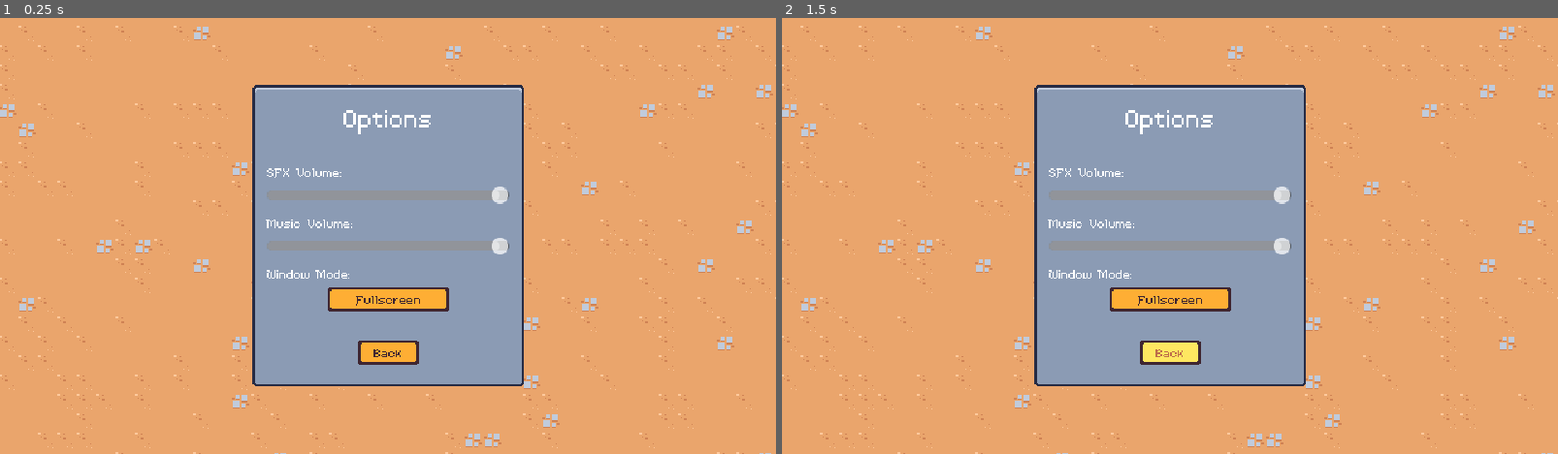
Above: before the commit, frames 1-2 (left to right).
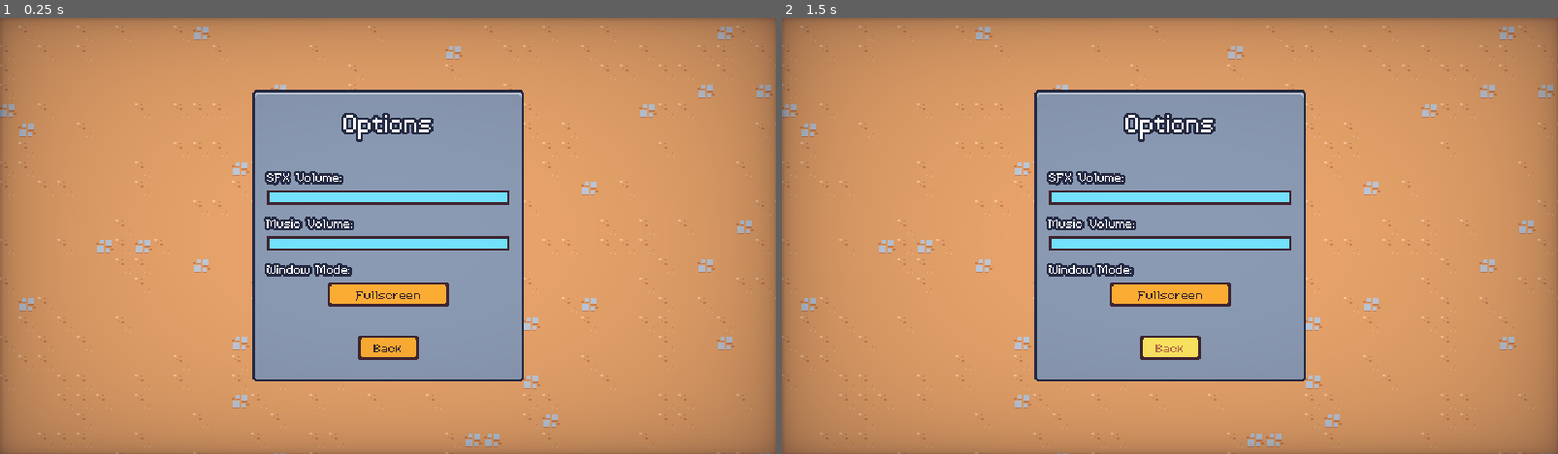
Above: after the commit, the same moments.

Repository: Osama-cs/GameDevPractise
Game: Godot game, scene res://scenes/ui/options_menu.tscn
The game is run twice, just before and just after one commit, with the same random seed, the same clock (stepped at 60 frames per second) and the same inputs. This scene is started directly instead of the project's main scene.
Inputs (mouse positions are in pixels of both pictures, inside the frame that each line leads up to):
- Up to frame 1 (0.25 s): no input
- Up to frame 2 (1.5 s): tap Enter at 0.5 s; move the mouse to (1340, 214) at 0.52 s; press the mouse at (1340, 214) at 0.53 s; hold D (move_right) 0.53-1.25 s; release the mouse at (1340, 214) at 1.25 s; click "Back" at 1.25 s

The runs differ from the first frame. In frame 1, 41% of the frame differs, in the area x 0-100%, y 0-100%; in frame 2, 41%.

Commit message:
Added appropriate styling to the options menu.

Diff:
--- a/resources/theme/theme.tres
+++ b/resources/theme/theme.tres
@@ -41,6 +41,35 @@
 texture_margin_bottom = 3.0
 region_rect = Rect2(4, 20, 8, 8)
 
+[sub_resource type="PlaceholderTexture2D" id="PlaceholderTexture2D_nryhf"]
+size = Vector2(0, 0)
+
+[sub_resource type="PlaceholderTexture2D" id="PlaceholderTexture2D_cky2y"]
+size = Vector2(0, 0)
+
+[sub_resource type="StyleBoxFlat" id="StyleBoxFlat_0k5xq"]
+bg_color = Color(0.458824, 0.890196, 1, 1)
+border_width_left = 2
+border_width_top = 2
+border_width_right = 2
+border_width_bottom = 2
+border_color = Color(0.745098, 0.745098, 0.745098, 0)
+
+[sub_resource type="StyleBoxFlat" id="StyleBoxFlat_p01yk"]
+bg_color = Color(0.458824, 0.890196, 1, 1)
+border_width_left = 2
+border_width_top = 2
+border_width_right = 2
+border_width_bottom = 2
+border_color = Color(0.745098, 0.745098, 0.745098, 0)
+
+[sub_resource type="StyleBoxFlat" id="StyleBoxFlat_k3cbg"]
+content_margin_left = 2.0
+content_margin_top = 6.0
+content_margin_right = 2.0
+content_margin_bottom = 6.0
+bg_color = Color(0.247059, 0.14902, 0.192157, 1)
+
 [sub_resource type="StyleBoxTexture" id="StyleBoxTexture_uy6uc"]
 texture = ExtResource("1_4ok8q")
 texture_margin_left = 4.0
@@ -57,6 +86,12 @@
 default_font_size = 16
 AlternatePanelContainer/base_type = &"PanelContainer"
 AlternatePanelContainer/styles/panel = SubResource("StyleBoxTexture_dy7bv")
+BlueOutlineLabel/base_type = &"Label"
+BlueOutlineLabel/colors/font_outline_color = Color(0.14902, 0.168627, 0.266667, 1)
+BlueOutlineLabel/colors/font_shadow_color = Color(0.14902, 0.168627, 0.266667, 1)
+BlueOutlineLabel/constants/outline_size = 8
+BlueOutlineLabel/constants/shadow_offset_x = 0
+BlueOutlineLabel/constants/shadow_offset_y = 0
 Button/colors/font_color = Color(0.247059, 0.14902, 0.192157, 1)
 Button/colors/font_focus_color = Color(0.247059, 0.14902, 0.192157, 1)
 Button/colors/font_hover_color = Color(0.741176, 0.423529, 0.290196, 1)
@@ -65,6 +100,11 @@
 Button/styles/hover = SubResource("StyleBoxTexture_38wxd")
 Button/styles/normal = SubResource("StyleBoxTexture_i6quo")
 Button/styles/pressed = SubResource("StyleBoxTexture_rdsuf")
+HSlider/icons/grabber = SubResource("PlaceholderTexture2D_nryhf")
+HSlider/icons/grabber_highlight = SubResource("PlaceholderTexture2D_cky2y")
+HSlider/styles/grabber_area = SubResource("StyleBoxFlat_0k5xq")
+HSlider/styles/grabber_area_highlight = SubResource("StyleBoxFlat_p01yk")
+HSlider/styles/slider = SubResource("StyleBoxFlat_k3cbg")
 Label/constants/line_spacing = 0
 PanelContainer/styles/panel = SubResource("StyleBoxTexture_uy6uc")
 ProgressBar/styles/background = SubResource("StyleBoxFlat_8tr8f")
--- a/scenes/ui/ability_upgrade_card.tscn
+++ b/scenes/ui/ability_upgrade_card.tscn
@@ -245,8 +245,7 @@
 [node name="NameLabel" type="Label" parent="MarginContainer/VBoxContainer/PanelContainer"]
 unique_name_in_owner = true
 layout_mode = 2
-theme_override_colors/font_outline_color = Color(0.14902, 0.168627, 0.266667, 1)
-theme_override_constants/outline_size = 8
+theme_type_variation = &"BlueOutlineLabel"
 theme_override_font_sizes/font_size = 32
 text = "Test :3"
 horizontal_alignment = 1
@@ -255,8 +254,6 @@
 [node name="DescriptionLabel" type="Label" parent="MarginContainer/VBoxContainer"]
 unique_name_in_owner = true
 layout_mode = 2
-theme_override_colors/font_shadow_color = Color(0.14902, 0.168627, 0.266667, 1)
-theme_override_colors/font_outline_color = Color(0.14902, 0.168627, 0.266667, 1)
-theme_override_constants/outline_size = 8
+theme_type_variation = &"BlueOutlineLabel"
 text = "Hello description text to see the description at work. It works yippie!"
 autowrap_mode = 2
--- a/scenes/ui/end_screen.tscn
+++ b/scenes/ui/end_screen.tscn
@@ -117,11 +117,7 @@
 [node name="EndTitle" type="Label" parent="MarginContainer/PanelContainer/MarginContainer/VBoxContainer"]
 unique_name_in_owner = true
 layout_mode = 2
-theme_override_colors/font_shadow_color = Color(0.14902, 0.168627, 0.266667, 1)
-theme_override_colors/font_outline_color = Color(0.14902, 0.168627, 0.266667, 1)
-theme_override_constants/shadow_offset_x = 0
-theme_override_constants/shadow_offset_y = 0
-theme_override_constants/outline_size = 8
+theme_type_variation = &"BlueOutlineLabel"
 theme_override_font_sizes/font_size = 32
 text = "Victory"
 horizontal_alignment = 1
@@ -130,11 +126,7 @@
 [node name="EndDescription" type="Label" parent="MarginContainer/PanelContainer/MarginContainer/VBoxContainer"]
 unique_name_in_owner = true
 layout_mode = 2
-theme_override_colors/font_shadow_color = Color(0.14902, 0.168627, 0.266667, 1)
-theme_override_colors/font_outline_color = Color(0.14902, 0.168627, 0.266667, 1)
-theme_override_constants/shadow_offset_x = 0
-theme_override_constants/shadow_offset_y = 0
-theme_override_constants/outline_size = 8
+theme_type_variation = &"BlueOutlineLabel"
 text = "You Won :3"
 horizontal_alignment = 1
 vertical_alignment = 1
--- a/scenes/ui/main_menu.tscn
+++ b/scenes/ui/main_menu.tscn
@@ -1,8 +1,9 @@
-[gd_scene load_steps=4 format=3 uid="uid://cxqedjg818k35"]
+[gd_scene load_steps=5 format=3 uid="uid://cxqedjg818k35"]
 
 [ext_resource type="TileSet" uid="uid://b2ataupoqyh0l" path="res://resources/tileset.tres" id="1_5liij"]
 [ext_resource type="Script" path="res://scenes/ui/main_menu.gd" id="1_hapnt"]
 [ext_resource type="PackedScene" uid="uid://512dypbj3vwc" path="res://scenes/ui/sound_button.tscn" id="2_5xpit"]
+[ext_resource type="PackedScene" uid="uid://gf415fqohgph" path="res://scenes/ui/vignette.tscn" id="2_brcvy"]
 
 [node name="MainMenu" type="CanvasLayer"]
 script = ExtResource("1_hapnt")
@@ -39,6 +40,7 @@
 
 [node name="Label" type="Label" parent="MarginContainer/PanelContainer/MarginContainer/VBoxContainer"]
 layout_mode = 2
+theme_type_variation = &"BlueOutlineLabel"
 theme_override_font_sizes/font_size = 32
 text = "Adventurous Arena"
 
@@ -57,3 +59,5 @@
 layout_mode = 2
 text = "Quit
 "
+
+[node name="Vignette" parent="." instance=ExtResource("2_brcvy")]
--- a/scenes/ui/options_menu.tscn
+++ b/scenes/ui/options_menu.tscn
@@ -1,7 +1,8 @@
-[gd_scene load_steps=4 format=3 uid="uid://c0v1uie4nwdqx"]
+[gd_scene load_steps=5 format=3 uid="uid://c0v1uie4nwdqx"]
 
 [ext_resource type="Script" path="res://scenes/ui/options_menu.gd" id="1_lbmem"]
 [ext_resource type="TileSet" uid="uid://b2ataupoqyh0l" path="res://resources/tileset.tres" id="2_1jaey"]
+[ext_resource type="PackedScene" uid="uid://gf415fqohgph" path="res://scenes/ui/vignette.tscn" id="2_11oyr"]
 [ext_resource type="PackedScene" uid="uid://512dypbj3vwc" path="res://scenes/ui/sound_button.tscn" id="3_ulj6j"]
 
 [node name="OptionsMenu" type="CanvasLayer"]
@@ -41,6 +42,7 @@
 
 [node name="Label" type="Label" parent="MarginContainer/PanelContainer/MarginContainer/VBoxContainer"]
 layout_mode = 2
+theme_type_variation = &"BlueOutlineLabel"
 theme_override_font_sizes/font_size = 32
 text = "Options"
 horizontal_alignment = 1
@@ -54,6 +56,7 @@
 
 [node name="Label" type="Label" parent="MarginContainer/PanelContainer/MarginContainer/VBoxContainer/OptionsContainer/SfxOptionContainer"]
 layout_mode = 2
+theme_type_variation = &"BlueOutlineLabel"
 text = "SFX Volume:"
 
 [node name="SfxSlider" type="HSlider" parent="MarginContainer/PanelContainer/MarginContainer/VBoxContainer/OptionsContainer/SfxOptionContainer"]
@@ -67,6 +70,7 @@
 
 [node name="Label" type="Label" parent="MarginContainer/PanelContainer/MarginContainer/VBoxContainer/OptionsContainer/MusicOptionContainer"]
 layout_mode = 2
+theme_type_variation = &"BlueOutlineLabel"
 text = "Music Volume:"
 
 [node name="MusicSlider" type="HSlider" parent="MarginContainer/PanelContainer/MarginContainer/VBoxContainer/OptionsContainer/MusicOptionContainer"]
@@ -74,12 +78,14 @@
 layout_mode = 2
 max_value = 1.0
 step = 0.01
+value = 0.5
 
 [node name="WindowOptionContainer" type="VBoxContainer" parent="MarginContainer/PanelContainer/MarginContainer/VBoxContainer/OptionsContainer"]
 layout_mode = 2
 
 [node name="Label" type="Label" parent="MarginContainer/PanelContainer/MarginContainer/VBoxContainer/OptionsContainer/WindowOptionContainer"]
 layout_mode = 2
+theme_type_variation = &"BlueOutlineLabel"
 text = "Window Mode:"
 
 [node name="WindowButton" parent="MarginContainer/PanelContainer/MarginContainer/VBoxContainer/OptionsContainer/WindowOptionContainer" instance=ExtResource("3_ulj6j")]
@@ -95,3 +101,6 @@
 size_flags_horizontal = 4
 text = "Back
 "
+
+[node name="Vignette" parent="." instance=ExtResource("2_11oyr")]
+layer = 2
Not shown: 1 places in resources/theme/theme.tres that only renumber resources
